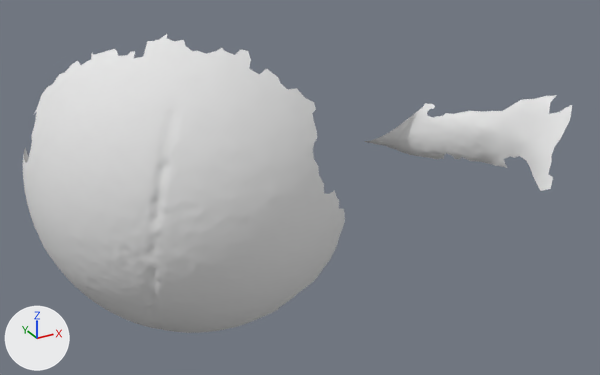
The OBJ model res/tangential2/LargeSphere_tangential_02.000061.obj as it was, and as the next commit left it.
Before and after are seen from a 50 mm lens placed at (-469.0, -1318.0, 292.0), pointed at (-42.0, -541.0, -97.0). Arrows for +X, +Y and +Z are at lower left; the lights stay in place. Where no turn or scale is listed for an object, it has been applied to the vertices.

Names of what the first picture shows: 'LargeSphere_tangential_02.000061'.
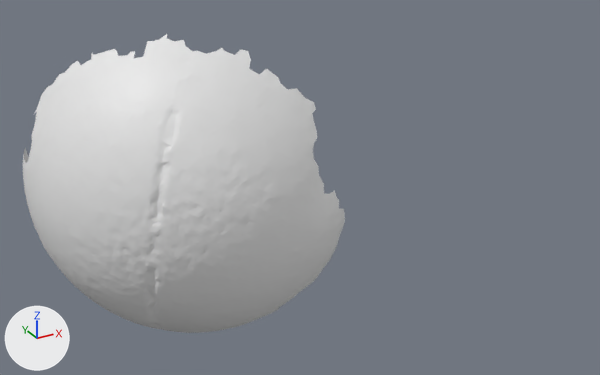
Pixel boxes (x1, y1, x2, y2) of what changed, in the pictures (600 x 375 px):
'LargeSphere_tangential_02.000061', reshaped (41% narrower): before (23, 34, 572, 333); after (23, 34, 345, 333)
part 1 of me_largesphere_tangential_02_000061, deleted: before (365, 95, 572, 191)

What the commit changed:
me_largesphere_tangential_02_000061 has 10512 vertices, 20736 faces and spans x -363.0..405.0, y -806.0..-276.0, z -195.0..141.0.
me_largesphere_tangential_02_000061 is used by ob_largesphere_tangential_02_000061; location (0.0, 0.0, 0.0).
me_largesphere_tangential_02_000061 no longer uses material mat_largesphere_tangential_02_000061 (white #e7e7e7).
me_largesphere_tangential_02_000061 part 1: the loose piece of 1065 vertices spanning x 206.0..405.0, y -565.0..-276.0, z -195.0..-65.0 is deleted.
